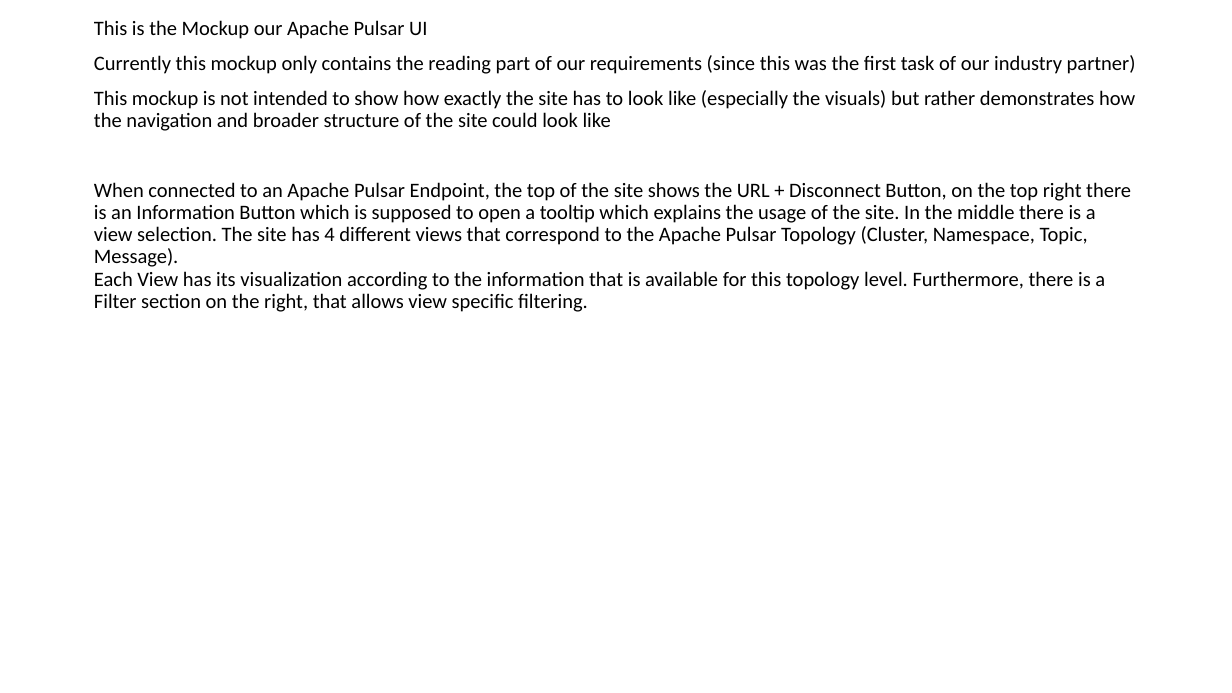
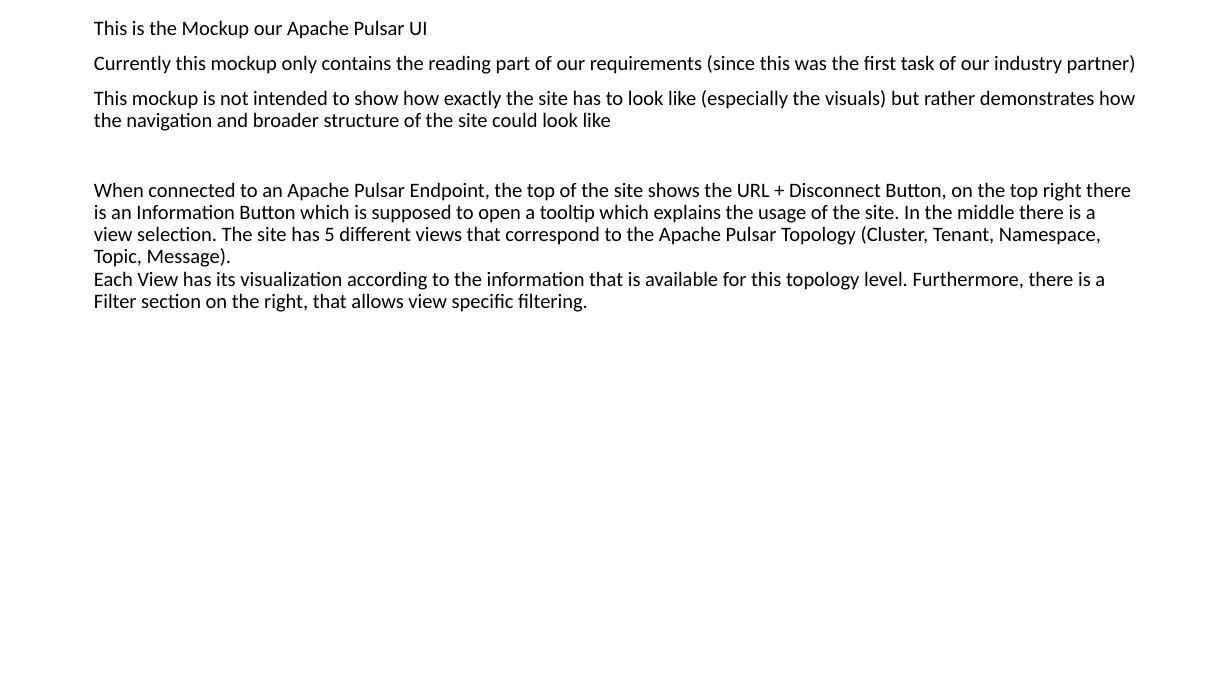
Before and after one commit to amosproj/amos2023ss01-apache-pulsar-ui, a slide deck: slide 1 of Documentation/amos_mockup.pptx. Drawn at 1232x693 pixels with LibreOffice and Linux fonts; fonts in the diff are those of the drawing. Boxes give left, top, right and bottom in pixels: in the first picture for what was removed or moved away, otherwise in the second. Text is boxed around its words. In the diff, an @@ line names an element or a change of style, - is before the commit and + after.

Commit message:
updated mockup - added tenant view and producer/consumer popups

```diff
--- a/Documentation/amos_mockup.pptx
+++ b/Documentation/amos_mockup.pptx
@@ text at <box>94,182,1131,312</box>: text changed @@
-When connected to an Apache Pulsar Endpoint, the top of the site shows the URL + Disconnect Button, on the top right there is an Information Button which is supposed to open a tooltip which explains the usage of the site. In the middle there is a view selection. The site has 4 different views that correspond to the Apache Pulsar Topology (Cluster, Namespace, Topic, Message).
-Each View has its visualization according to the information that is available for this topology level. Furthermore, there is a Filter section on the right, that allows view specific filtering.
+When connected to an Apache Pulsar Endpoint, the top of the site shows the URL + Disconnect Button, on the top right there is an Information Button which is supposed to open a tooltip which explains the usage of the site. In the middle there is a view selection. The site has 5 different views that correspond to the Apache Pulsar Topology (Cluster, Tenant, Namespace, Topic, Message).
+Each View has its visualization according to the information that is available for this topology level. Furthermore, there is a Filter section on the right, that allows view specific filtering.
```
Also in this commit, not shown: 5 other slides changed, 3 slides added, 1 other file.
